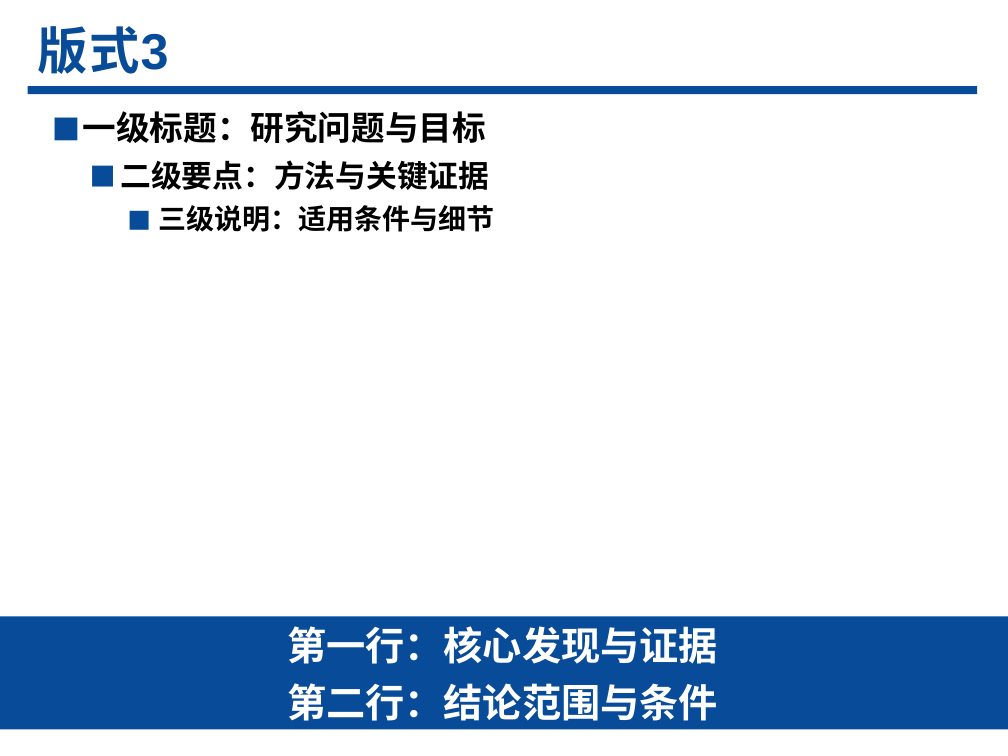
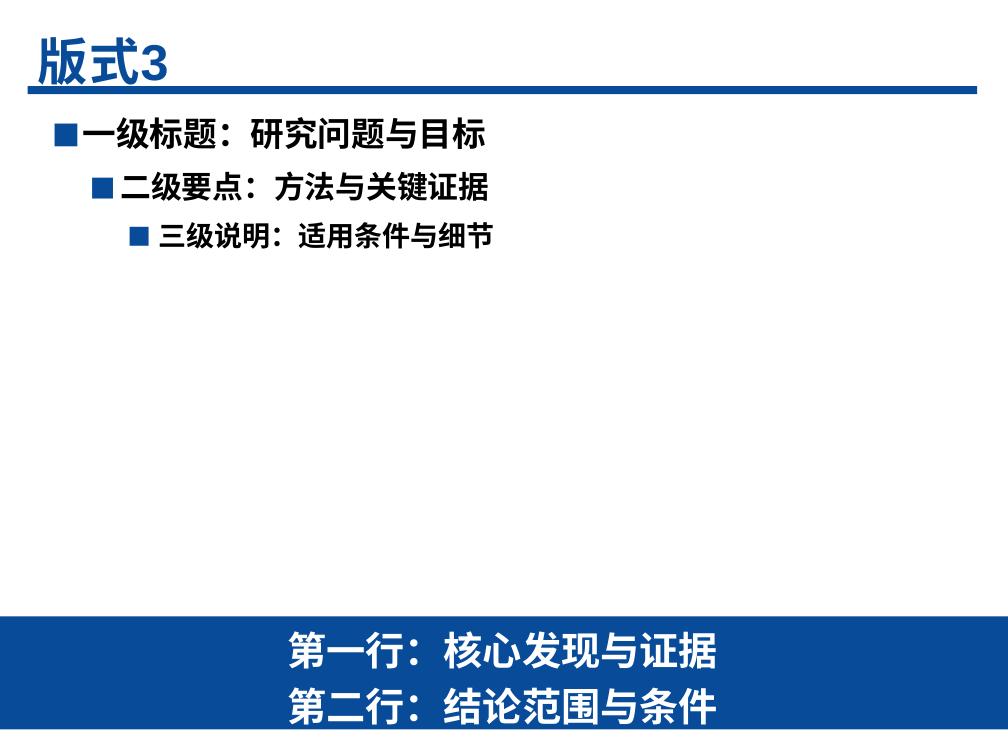
Before and after one commit to realihang/academic-ppt-skill, a slide deck: slide 5 of assets/reference-4x3.pptx. Drawn at 1008x756 pixels with LibreOffice and Linux fonts; fonts in the diff are those of the drawing. Boxes give left, top, right and bottom in pixels: in the first picture for what was removed or moved away, otherwise in the second. Text is boxed around its words. In the diff, an @@ line names an element or a change of style, - is before the commit and + after.

```diff
--- a/assets/reference-4x3.pptx
+++ b/assets/reference-4x3.pptx
@@ text "版式3" at <box>38,37,169,94</box>: line spacing 0.9 to 1.2; less space between paragraphs; vertical alignment top to middle @@
@@ text "一级标题：研究问题与目标" at <box>83,117,494,249</box>: line spacing 1.05 to 1.2 @@
@@ text "第一行：核心发现与证据" at <box>287,631,718,732</box>: line spacing 0.9 to 1.2; less space between paragraphs; vertical alignment top to middle @@
```
Also in this commit, not shown: 6 other slides changed, 9 other files.
